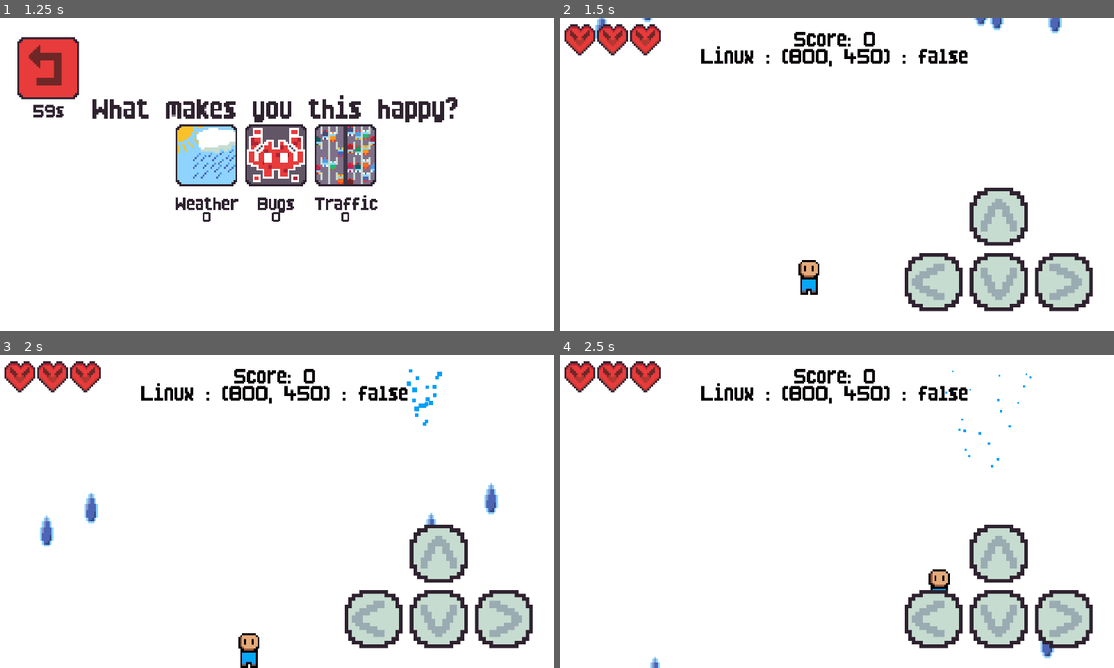
Above: before the commit, frames 1-4 (two rows, left to right).
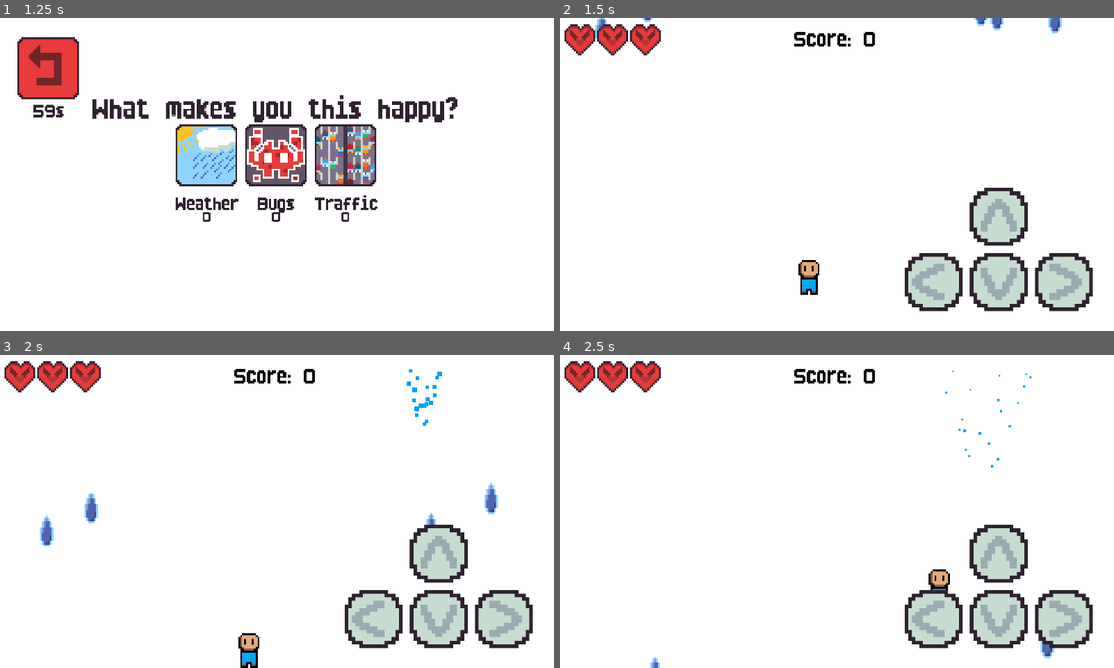
Above: after the commit, the same moments.

Repository: TagerTi/mood-games
Game: Godot game, scene res://Scenes/game.tscn
Same seed, same stepped clock (60 frames per second), same inputs: the game is played once before the commit and once after it.
Inputs (mouse positions are in pixels of both pictures, inside the frame that each line leads up to):
- Up to frame 1 (1.25 s): click (138, 174) at 0.5 s
- Up to frame 2 (1.5 s): click (764, 155) at 1.25 s
- Up to frame 3 (2 s): no input
- Up to frame 4 (2.5 s): move the mouse to (958, 495) at 2.02 s; hold D (move_right) from 2.03 s (still down); hold Q (p) from 2.03 s (still down); tap W (move_up) at 2.27 s; tap E (s) at 2.3 s

Frame 1 is identical in both runs. In frame 2, 1.0% of the frame differs, in the area x 25-74%, y 8-16%; in frame 3, 1.0%; in frame 4, 1.0%.

Commit message:
removed debug label

Diff:
--- a/PlayerData/ui.gd
+++ b/PlayerData/ui.gd
@@ -10,7 +10,7 @@
 	else:
 		$Arrows.hide()
 
-	$DebugLabel.text = str(OS.get_name()) + " : " + str(DisplayServer.screen_get_size()) + " : " + str(DisplayServer.is_touchscreen_available())
+	# $DebugLabel.text = str(OS.get_name()) + " : " + str(DisplayServer.screen_get_size()) + " : " + str(DisplayServer.is_touchscreen_available())
 
 func _on_timer_timeout() -> void:
 	var screen_size = DisplayServer.screen_get_size()
@@ -20,4 +20,4 @@
 	else:
 		$Arrows.hide()
 
-	$DebugLabel.text = str(OS.get_name()) + " : " + str(DisplayServer.screen_get_size()) + " : " + str(DisplayServer.is_touchscreen_available())
+	# $DebugLabel.text = str(OS.get_name()) + " : " + str(DisplayServer.screen_get_size()) + " : " + str(DisplayServer.is_touchscreen_available())
--- a/PlayerData/ui.tscn
+++ b/PlayerData/ui.tscn
@@ -69,6 +69,7 @@
 vertical_alignment = 1
 
 [node name="DebugLabel" type="Label" parent="."]
+visible = false
 self_modulate = Color(0.18039216, 0.13333334, 0.18431373, 1)
 offset_top = 83.0
 offset_right = 384.0
Not shown, changed: website/index.html
Not shown, changed: website/index.pck
